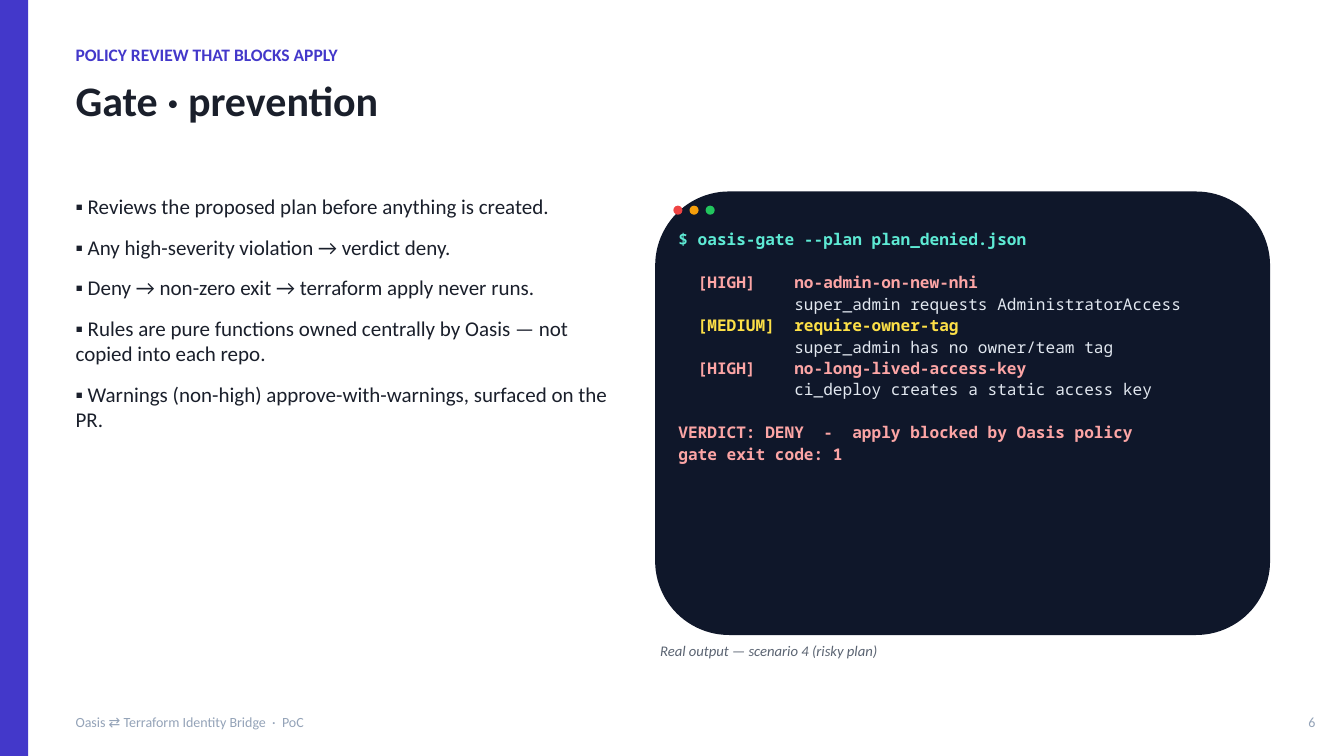
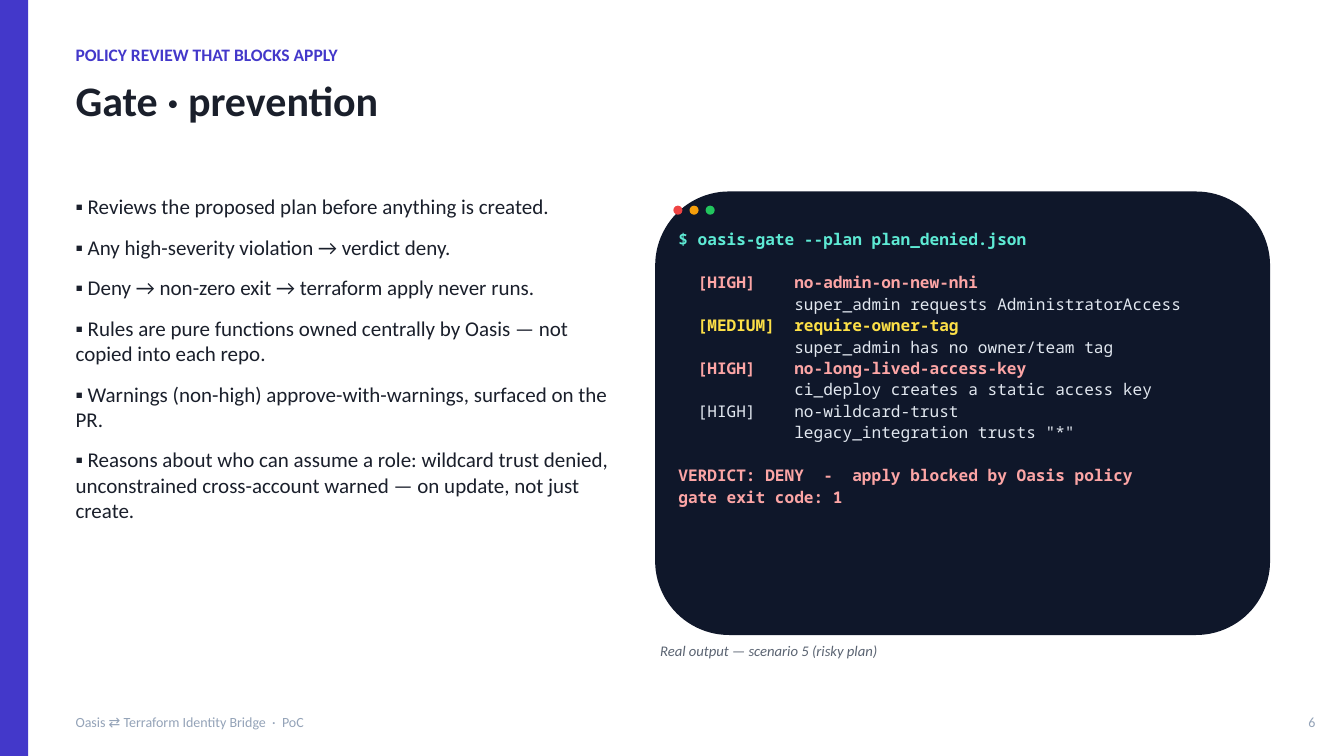
Before and after one commit to rona100/os-terraform-sync, a slide deck: slide 6 of deck/oasis-terraform-bridge.pptx. Drawn at 1344x756 pixels with LibreOffice and Linux fonts; fonts in the diff are those of the drawing. Boxes give left, top, right and bottom in pixels: in the first picture for what was removed or moved away, otherwise in the second. Text is boxed around its words. In the diff, an @@ line names an element or a change of style, - is before the commit and + after.

```diff
--- a/deck/oasis-terraform-bridge.pptx
+++ b/deck/oasis-terraform-bridge.pptx
@@ text at [794,404,1036,442]: paragraphs added @@
+[HIGH] no-wildcard-trust
+legacy_integration trusts "*"
@@ text at [76,452,608,518]: paragraph added @@
+▪ Reasons about who can assume a role: wildcard trust denied, unconstrained cross-account warned — on update, not just create.
@@ text at [660,645,877,659]: text changed @@
-Real output — scenario 4 (risky plan)
+Real output — scenario 5 (risky plan)
```
Also in this commit, not shown: 4 other slides changed, 14 other files.
